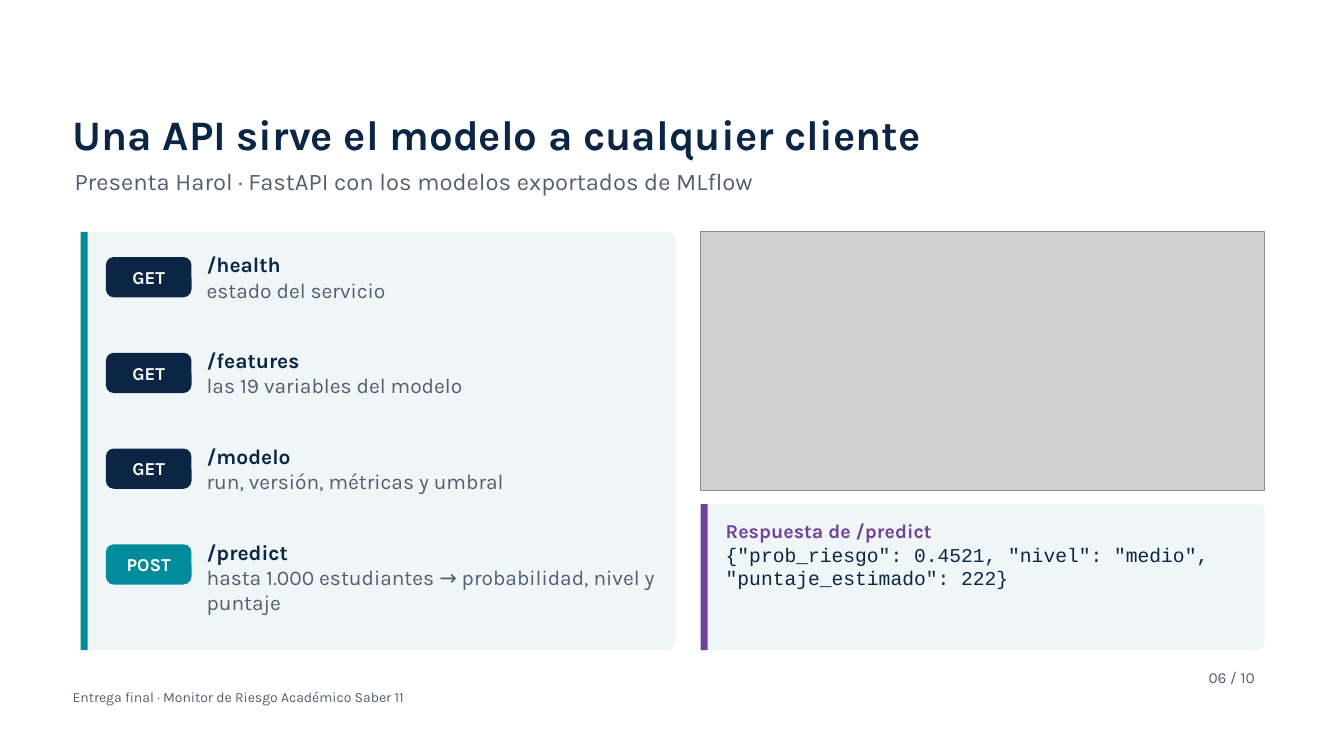
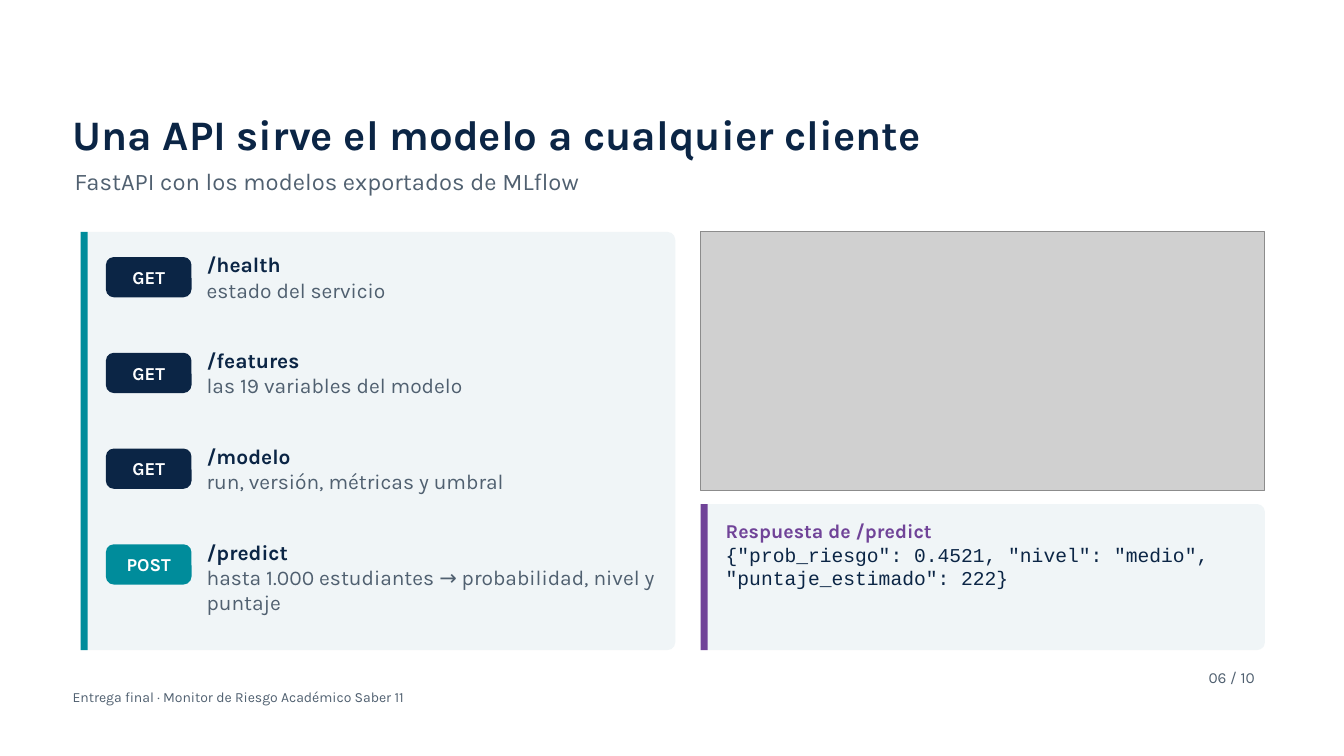
Before and after one commit to mateor0408-sys/proyecto-saber11-dsa, a slide deck: slide 6 of docs/video/presentacion_video.pptx. Drawn at 1344x756 pixels with LibreOffice and Linux fonts; fonts in the diff are those of the drawing; grey boxes stand for pictures; background and template pictures are left out. Boxes give left, top, right and bottom in pixels: in the first picture for what was removed or moved away, otherwise in the second. Text is boxed around its words. In the diff, an @@ line names an element or a change of style, - is before the commit and + after.

Commit message:
Presentación del video sin rótulos de presentador

```diff
--- a/docs/video/presentacion_video.pptx
+++ b/docs/video/presentacion_video.pptx
@@ text at (75, 173, 578, 196): text changed @@
-Presenta Harol · FastAPI con los modelos exportados de MLflow
+FastAPI con los modelos exportados de MLflow
```
Also in this commit, not shown: 8 other slides changed, 2 other files.
